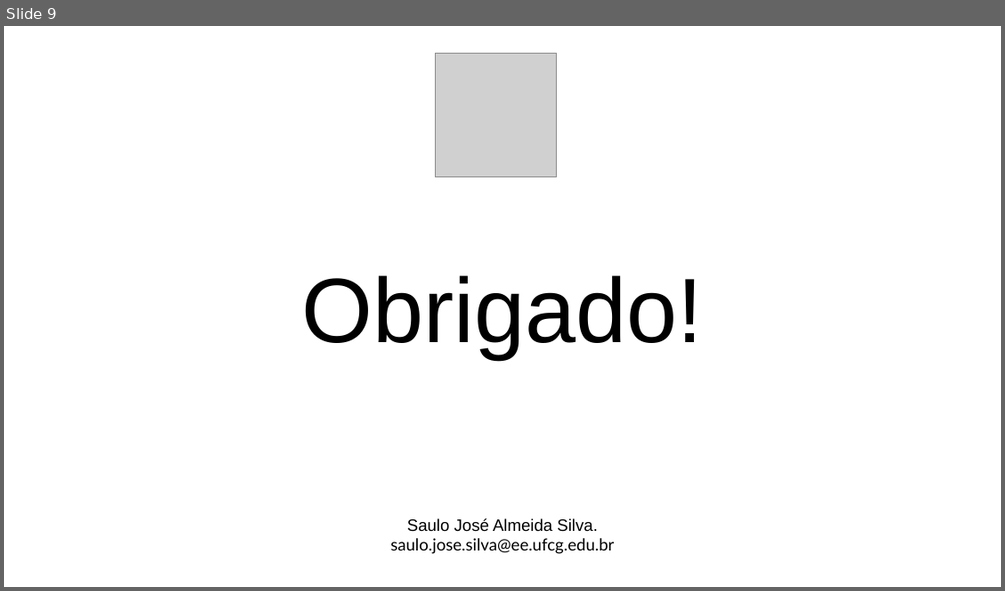
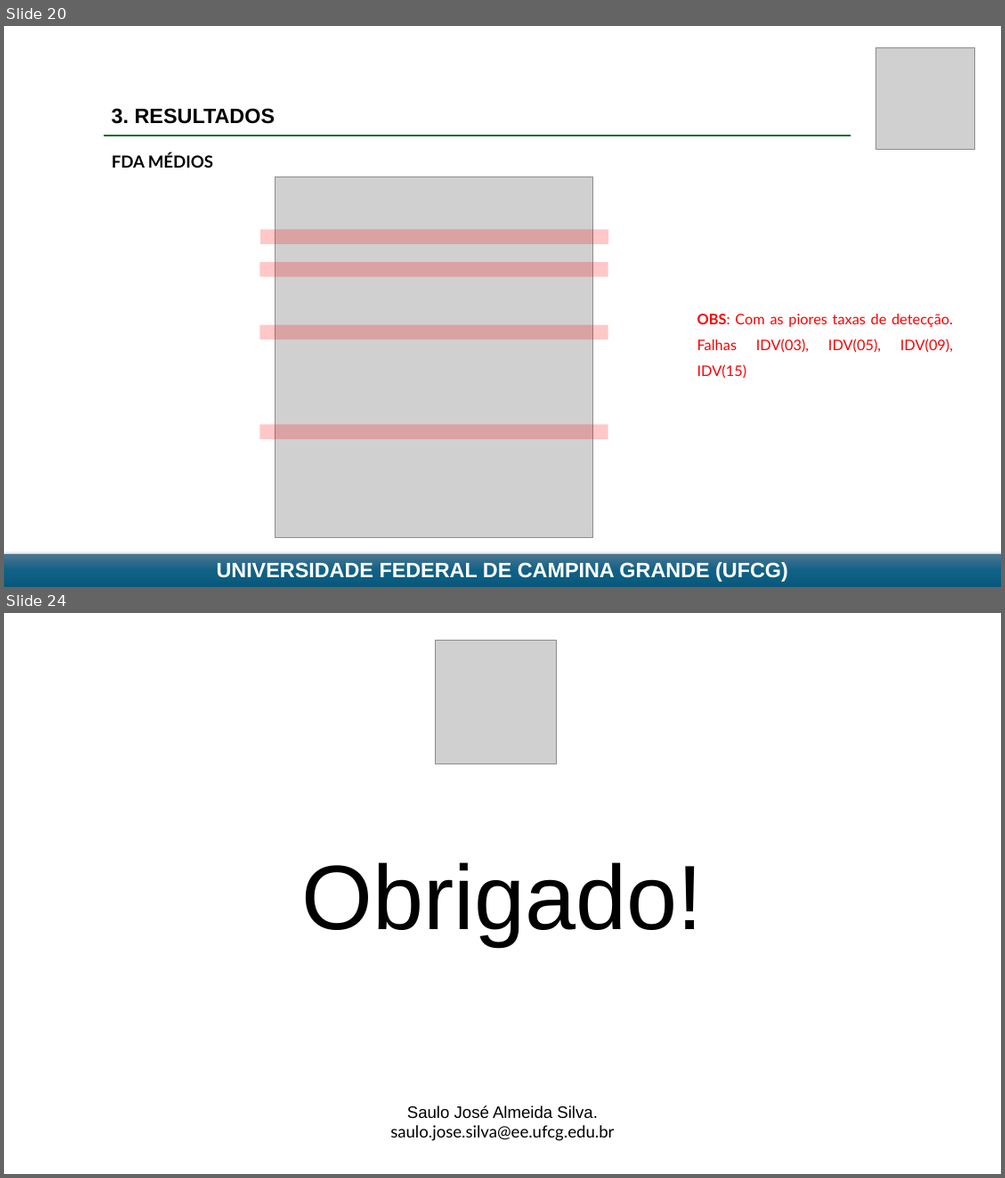
Before and after one commit to SauloJose/SistemasInteligentes2026, a slide deck: Atividade 3 - Identificação de Falhas/Apresentação 3 - FALTAS - Saulo.pptx. Shown one above the other, each under a label of ours: slide 9 before the commit, slides 20 and 24 after it; the slides between them are not shown. The pictures are 1005x591 and 1005x1178 pixels, drawn with LibreOffice and Linux fonts; fonts in the diff are those of the drawing; grey boxes stand for pictures. Boxes give left, top, right and bottom in pixels: in the first picture for what was removed or moved away, otherwise in the second. Text is boxed around its words. In the diff, an @@ line names an element or a change of style, - is before the commit and + after.

```diff
--- a/Atividade 3 - Identificação de Falhas/Apresentação 3 - FALTAS - Saulo.pptx
+++ b/Atividade 3 - Identificação de Falhas/Apresentação 3 - FALTAS - Saulo.pptx
@@ slide 20 added at <box>4,26,1001,587</box>, background #FFFFFF @@
@@ picture added at <box>876,47,975,149</box> @@
@@ text added at <box>112,108,275,124</box>, 20 pt, text #000000, bold @@
+3. RESULTADOS
@@ line added from (105, 136) to (850, 136), #196B24 2 pt @@
@@ text added at <box>112,153,213,168</box>, 16 pt, text #000000, bold @@
+FDA MÉDIOS
@@ picture added at <box>275,177,592,538</box> @@
@@ rectangle added at <box>260,230,609,244</box>, fill #FF0000 at 22% opacity @@
@@ rectangle added at <box>259,263,608,277</box>, fill #FF0000 at 22% opacity @@
@@ text added at <box>697,313,953,378</box>, 14 pt, text #FF0000 @@
+OBS: Com as piores taxas de detecção. Falhas IDV(03), IDV(05), IDV(09), IDV(15)
@@ rectangle added at <box>259,324,608,339</box>, fill #FF0000 at 22% opacity @@
@@ rectangle added at <box>259,425,608,440</box>, fill #FF0000 at 22% opacity @@
@@ rectangle added at <box>4,554,1001,587</box>, fill gradient #4C7591 to #106287 to #09597D, 20 pt, text #FFFFFF, bold @@
+UNIVERSIDADE FEDERAL DE CAMPINA GRANDE (UFCG)
@@ what was slide 9 is now slide 24 @@
```
Also in this commit, not shown: 8 slides changed, 14 other slides added, 7 other files.
